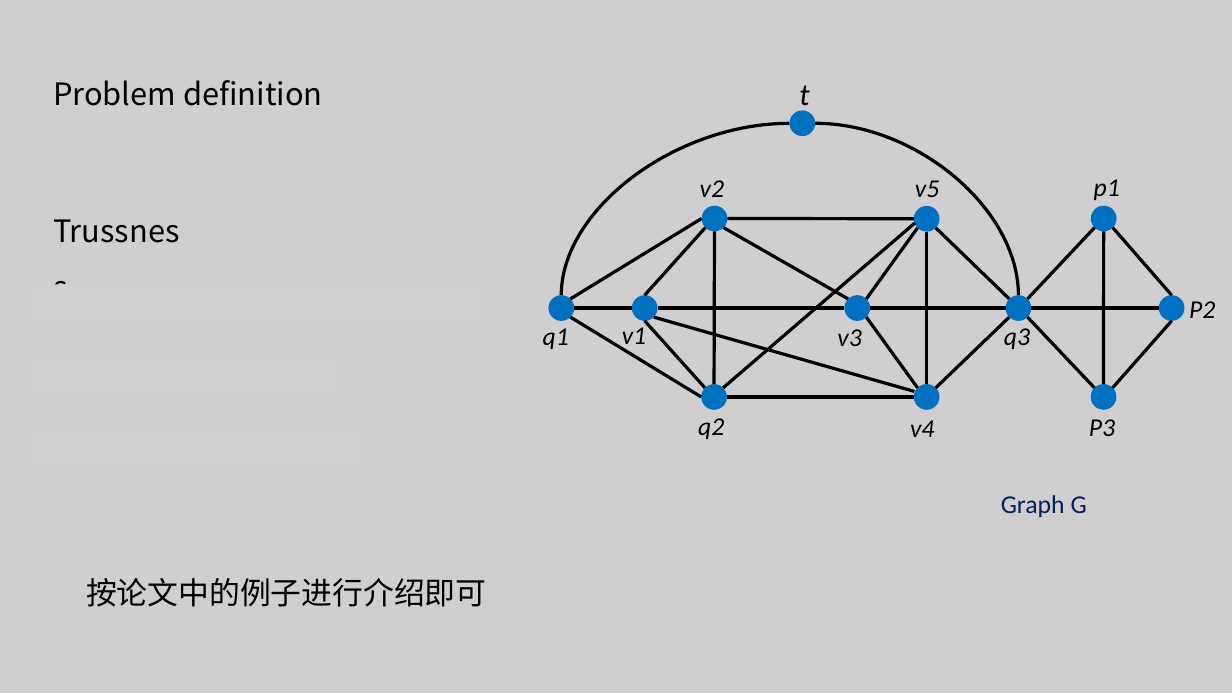
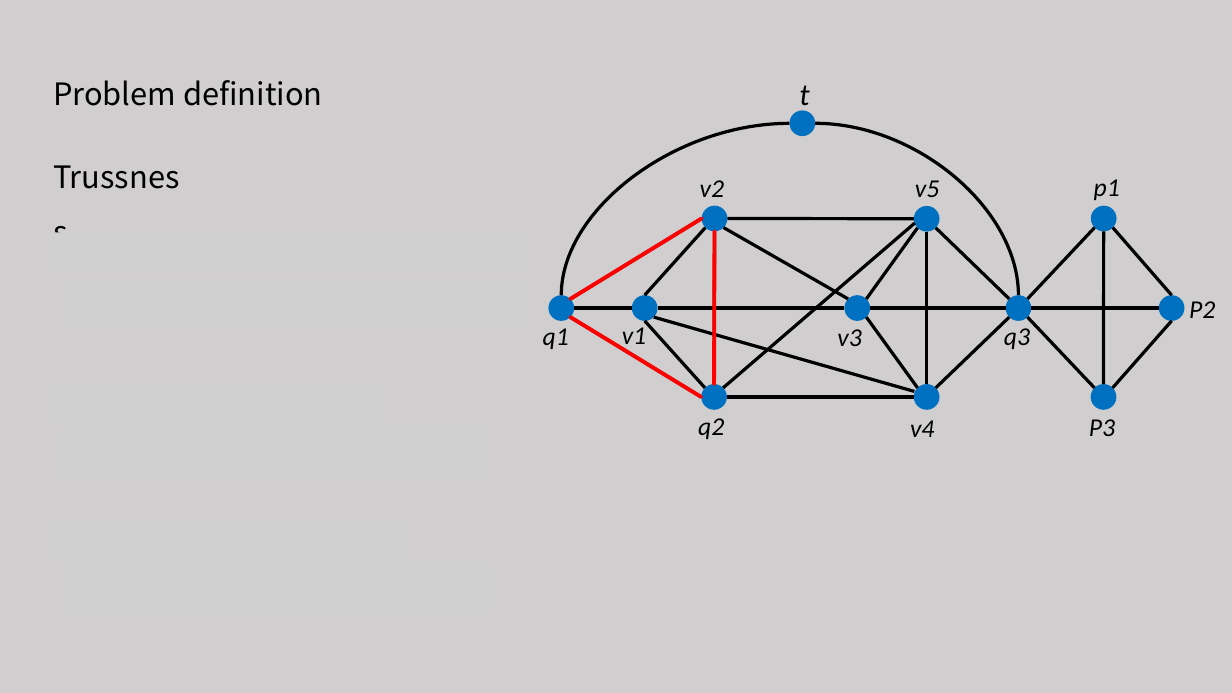
Before and after one commit to tianzhuwei/PPT, a slide deck: slide 5 of Approximate Closest Community Search in Networks.pptx. Drawn at 1232x693 pixels with LibreOffice and Linux fonts; fonts in the diff are those of the drawing; grey boxes stand for pictures. Boxes give left, top, right and bottom in pixels: in the first picture for what was removed or moved away, otherwise in the second. Text is boxed around its words. In the diff, an @@ line names an element or a change of style, - is before the commit and + after.

```diff
--- a/Approximate Closest Community Search in Networks.pptx
+++ b/Approximate Closest Community Search in Networks.pptx
@@ text "Trussness": place and size @@
-text "Trussness" at (44,189,203,249)
+text "Trussness" at (44,134,203,193)
@@ picture added at (50,233,527,270) @@
@@ line added from (701, 218) to (570, 299), #FF0000 3 pt @@
@@ line added from (714, 231) to (714, 384), #FF0000 3 pt @@
@@ picture: place and size @@
-picture at (27,285,479,322)
+picture at (67,280,526,329)
@@ line added from (570, 317) to (701, 397), #FF0000 3 pt @@
@@ text removed at (1001,495,1087,517) @@
-Graph G
@@ picture added at (67,564,492,613) @@
@@ text removed at (86,578,486,607) @@
-按论文中的例子进行介绍即可
```
Also in this commit, not shown: 7 other slides changed, 1 slide removed.
